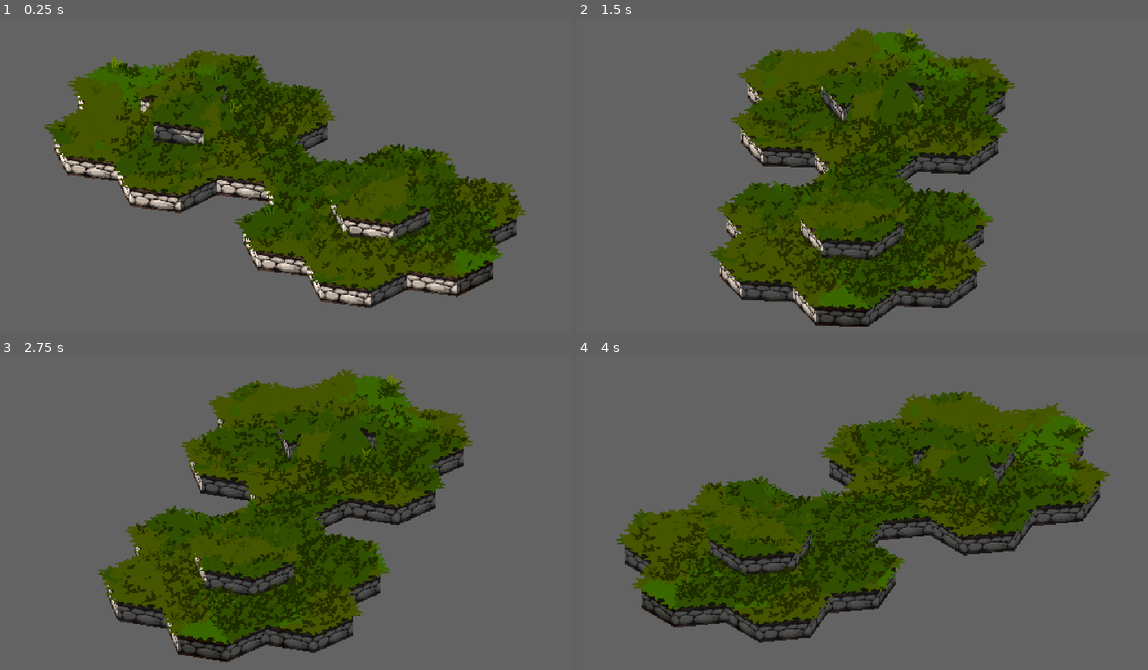
Above: before the commit, frames 1-4 (two rows, left to right).
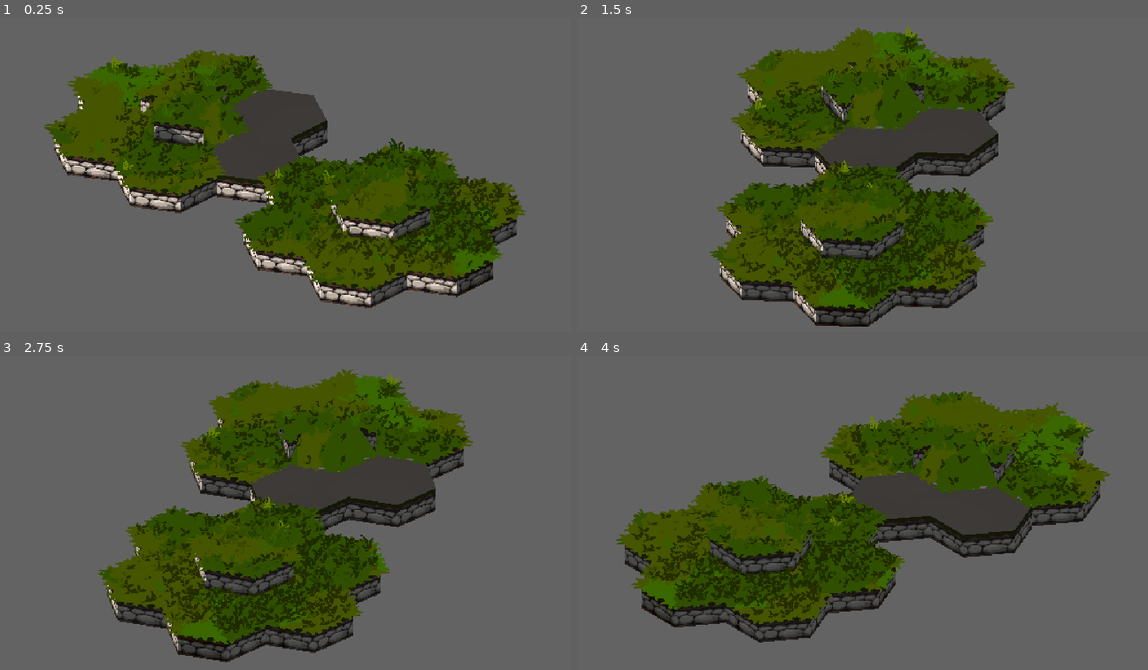
Above: after the commit, the same moments.

Repository: allenisaac/testing
Game: Godot game, scene res://scenes/test/test_board_basic.tscn
The game is run twice, just before and just after one commit, with the same random seed, the same clock (stepped at 60 frames per second) and the same inputs.
Inputs:
- Up to frame 1 (0.25 s): no input
- Up to frame 2 (1.5 s): hold Right (ui_right) 0.53-1.28 s; hold Left (ui_left) from 1.28 s (still down)
- Up to frame 3 (2.75 s): release Left (ui_left) at 2.03 s; hold Right (ui_right) from 2.03 s (still down)
- Up to frame 4 (4 s): release Right (ui_right) at 3.53 s; hold Left (ui_left) from 3.53 s (still down)

The runs differ from the first frame. In frame 1, 4.9% of the frame differs, in the area x 21-87%, y 18-78%; in frame 2, 5.0%; in frame 3, 5.0%; in frame 4, 5.2%, in the area x 21-88%, y 19-79%.

Commit message:
Add files via upload

Diff:
--- a/hdtwod/data/maps/test_map.json
+++ b/hdtwod/data/maps/test_map.json
@@ -18,7 +18,7 @@
       "q": 1,
       "r": 0,
       "elevation": 0,
-      "terrain_type": "grass",
+      "terrain_type": "dirt",
       "ramp_edges": [
         false,
         false,
@@ -32,7 +32,7 @@
       "q": 1,
       "r": -1,
       "elevation": 0,
-      "terrain_type": "grass",
+      "terrain_type": "dirt",
       "ramp_edges": [
         false,
         false,
--- a/hdtwod/scripts/board/hex_board_3d.gd
+++ b/hdtwod/scripts/board/hex_board_3d.gd
@@ -12,6 +12,7 @@
 
 @export_group("Terrain")
 @export var grass_terrain: TerrainGrass
+@export var dirt_terrain: TerrainDirt
 @export_group("")
 
 @onready var tiles_root: Node3D = $Tiles
@@ -35,7 +36,7 @@
 	_grass_overhang_shader = load("res://shaders/grass_overhang.gdshader") as Shader
 
 	_terrain_types["grass"] = grass_terrain if grass_terrain else TerrainGrass.new()
-
+	_terrain_types["dirt"] = dirt_terrain if dirt_terrain else TerrainDirt.new()
 	_clear_tiles()
 	_load_map_data()
 	_spawn_board()
@@ -111,7 +112,8 @@
 			elevation,
 			neighbor_elevations,
 			neighbor_presence,
-			edge_types
+			edge_types,
+			handler.get_height_offset()
 		)
 
 		var mesh_instance := TileDebugInfo.new()
--- a/hdtwod/scripts/board/hex_mesh_builder.gd
+++ b/hdtwod/scripts/board/hex_mesh_builder.gd
@@ -9,7 +9,8 @@
 	tile_elevation: int,
 	neighbor_elevations: Array[int],
 	neighbor_presence: Array[bool],
-	edge_types: Array[int]
+	edge_types: Array[int],
+	height_offset: float = 0.0
 ) -> ArrayMesh:
 	_has_side = false
 
@@ -19,7 +20,7 @@
 	var st_side := SurfaceTool.new()
 	st_side.begin(Mesh.PRIMITIVE_TRIANGLES)
 
-	var top_y := HexCoord.elevation_to_height(tile_elevation)
+	var top_y := HexCoord.elevation_to_height(tile_elevation) + height_offset
 	var outer := HexCoord.get_corner_positions(HexCoord.RADIUS)
 	var inner := HexCoord.get_corner_positions(HexCoord.TOP_INSET)
 
--- a/hdtwod/scripts/board/overhang_spawner.gd
+++ b/hdtwod/scripts/board/overhang_spawner.gd
@@ -27,13 +27,18 @@
 		var tile_world: Vector3 = HexCoord.axial_to_world(coord, HexCoord.RADIUS)
 		var top_y: float = HexCoord.elevation_to_height(tile_elevation) + y_lift
 
+
 		var corners: Array[Vector3] = HexCoord.get_corner_positions(HexCoord.RADIUS)
 
 		for edge_i in range(6):
+			var overhang_y: float = top_y
+
 			var dir: int = EDGE_TO_DIR[edge_i]
 			var edge_type := BoardUtils.get_edge_type(tiles, coord, dir)
 			if edge_type != BoardUtils.EdgeType.CLIFF:
 				continue
+			if BoardUtils.is_ramp_edge(tile_data, dir):
+				overhang_y = top_y - HexCoord.ELEVATION_STEP
 
 			var next_i: int = (edge_i + 1) % 6
 			var outer_a: Vector3 = corners[edge_i]
@@ -47,7 +52,7 @@
 			var outward_portion: float = quad_depth - edge_depth
 			var center_shift: float = (outward_portion - inward_portion) * 0.5
 
-			var origin: Vector3 = tile_world + Vector3(edge_mid.x, top_y, edge_mid.z)
+			var origin: Vector3 = tile_world + Vector3(edge_mid.x, overhang_y, edge_mid.z)
 			positions.append(origin)
 			y_rotations.append(yaw)
 
@@ -74,20 +79,3 @@
 	mmi.material_override = material
 	mmi.cast_shadow = GeometryInstance3D.SHADOW_CASTING_SETTING_ON
 	parent.add_child(mmi)
-
-
-
-
-
-func _is_cliff_edge(
-	tiles: Dictionary,
-	coord: Vector2i,
-	dir: int,
-	tile_elevation: int
-) -> bool:
-	var neighbor_coord := HexCoord.get_neighbor(coord, dir)
-	if not tiles.has(neighbor_coord):
-		return true
-
-	var neighbor_elevation: int = tiles[neighbor_coord].get("elevation", 0)
-	return neighbor_elevation < tile_elevation
--- /dev/null
+++ b/hdtwod/scripts/board/terrain/terrain_dirt.gd
@@ -0,0 +1,59 @@
+class_name TerrainDirt
+extends TerrainType
+
+@export_group("Tile Surface")
+@export var albedo1: Color = Color(0.47, 0.31, 0.17)
+
+@export_subgroup("Albedo 2")
+@export var albedo2_hsl: Vector3 = Vector3(-2.443064, -0.477273, 0.125) ## ΔHue°, ΔSaturation, ΔLightness relative to albedo1
+@export var albedo2_noise: Texture2D = load("res://art/Albedo2.tres")
+@export var albedo2_scale: float = 0.11
+@export var albedo2_threshold: float = 0.2
+
+@export_subgroup("Albedo 3")
+@export var albedo3_hsl: Vector3 = Vector3(2.834994, -0.505747, 0.12) ## ΔHue°, ΔSaturation, ΔLightness relative to albedo1
+@export var albedo3_noise: Texture2D = load("res://art/Albedo3.tres")
+@export var albedo3_scale: float = 0.1
+@export var albedo3_threshold: float = 0.5
+
+@export_group("Toon Lighting")
+@export var cuts: int = 5
+@export var wrap: float = 0.0
+@export var steepness: float = 1.0
+@export var ambient_min: float = 0.15
+@export var threshold_gradient_size: float = 0.2
+
+@export_group("Tile Shape")
+@export var height_offset: float = -0.05
+
+@export_group("Tile Sides")
+@export var side_albedo: Texture2D = load("res://art/grass_side.png")
+@export var side_normal: Texture2D
+
+func get_height_offset() -> float:
+	return height_offset
+
+func get_tile_material(shared: Dictionary) -> ShaderMaterial:
+	var mat := ShaderMaterial.new()
+	mat.shader = shared["tile_shader"]
+	RenderUtils.apply_common_surface_params(mat, self)
+	RenderUtils.attach_edge_detection_pass(mat)
+
+	return mat
+
+
+func get_side_material(shared: Dictionary) -> ShaderMaterial:
+	var mat := ShaderMaterial.new()
+	mat.shader = shared["tile_side_shader"]
+	RenderUtils.apply_common_surface_params(mat, self)
+
+	if side_albedo != null:
+		mat.set_shader_parameter("side_albedo", side_albedo)
+	if side_normal != null:
+		mat.set_shader_parameter("side_normal", side_normal)
+
+	return mat
+
+
+func spawn_props(_parent: Node3D, _own_tiles: Dictionary, _shared: Dictionary) -> void:
+	pass
--- a/hdtwod/scripts/board/terrain/terrain_grass.gd
+++ b/hdtwod/scripts/board/terrain/terrain_grass.gd
@@ -58,87 +58,87 @@
 @export var overhang_alpha_scissor_threshold: float = 0.5
 
 func get_tile_material(shared: Dictionary) -> ShaderMaterial:
-	var mat := ShaderMaterial.new()
-	mat.shader = shared["tile_shader"]
-	RenderUtils.apply_common_surface_params(mat, self)
-	RenderUtils.attach_edge_detection_pass(mat)
+    var mat := ShaderMaterial.new()
+    mat.shader = shared["tile_shader"]
+    RenderUtils.apply_common_surface_params(mat, self)
+    RenderUtils.attach_edge_detection_pass(mat)
 
-	return mat
+    return mat
 
 func get_side_material(shared: Dictionary) -> ShaderMaterial:
-	var mat := ShaderMaterial.new()
-	mat.shader = shared["tile_side_shader"]
-	RenderUtils.apply_common_surface_params(mat, self)
+    var mat := ShaderMaterial.new()
+    mat.shader = shared["tile_side_shader"]
+    RenderUtils.apply_common_surface_params(mat, self)
 
-	if side_albedo != null:
-		mat.set_shader_parameter("side_albedo", side_albedo)
-	if side_normal != null:
-		mat.set_shader_parameter("side_normal", side_normal)
+    if side_albedo != null:
+        mat.set_shader_parameter("side_albedo", side_albedo)
+    if side_normal != null:
+        mat.set_shader_parameter("side_normal", side_normal)
 
-	return mat
+    return mat
 
 func spawn_props(parent: Node3D, own_tiles: Dictionary, shared: Dictionary) -> void:
-	var blade_tex := albedo_texture
-	if blade_tex == null:
-		blade_tex = load("res://art/grassleaf.png") as Texture2D
-	if blade_tex == null:
-		push_error("TerrainGrass: albedo_texture not assigned and fallback path not found.")
-		return
+    var blade_tex := albedo_texture
+    if blade_tex == null:
+        blade_tex = load("res://art/grassleaf.png") as Texture2D
+    if blade_tex == null:
+        push_error("TerrainGrass: albedo_texture not assigned and fallback path not found.")
+        return
 
-	var blade_wind := wind_noise
-	if blade_wind == null:
-		blade_wind = load("res://art/WindNoise.tres") as Texture2D
+    var blade_wind := wind_noise
+    if blade_wind == null:
+        blade_wind = load("res://art/WindNoise.tres") as Texture2D
 
-	var grass_mat := ShaderMaterial.new()
-	grass_mat.shader = shared["grass_shader"]
-	RenderUtils.apply_common_surface_params(grass_mat, self)
+    var grass_mat := ShaderMaterial.new()
+    grass_mat.shader = shared["grass_shader"]
+    RenderUtils.apply_common_surface_params(grass_mat, self)
 
-	grass_mat.set_shader_parameter("albedo_texture", blade_tex)
-	grass_mat.set_shader_parameter("wind_noise", blade_wind)
-	grass_mat.set_shader_parameter("blade_height_change", blade_height_change)
-	grass_mat.set_shader_parameter("accent_texture1", accent_texture1 if accent_texture1 else load("res://art/accentleaf.png"))
-	grass_mat.set_shader_parameter("accent_albedo1", accent_albedo1)
-	grass_mat.set_shader_parameter("accent_frequency1", accent_frequency1)
-	grass_mat.set_shader_parameter("accent_height1", accent_height1)
-	grass_mat.set_shader_parameter("accent_scale1", accent_scale1)
-	grass_mat.set_shader_parameter("accent_texture2", accent_texture2 if accent_texture2 else load("res://art/accentleaf.png"))
-	grass_mat.set_shader_parameter("accent_albedo2", accent_albedo2)
-	grass_mat.set_shader_parameter("accent_probability2", accent_probability2)
-	grass_mat.set_shader_parameter("accent_height2", accent_height2)
-	grass_mat.set_shader_parameter("accent_scale2", accent_scale2)
+    grass_mat.set_shader_parameter("albedo_texture", blade_tex)
+    grass_mat.set_shader_parameter("wind_noise", blade_wind)
+    grass_mat.set_shader_parameter("blade_height_change", blade_height_change)
+    grass_mat.set_shader_parameter("accent_texture1", accent_texture1 if accent_texture1 else load("res://art/accentleaf.png"))
+    grass_mat.set_shader_parameter("accent_albedo1", accent_albedo1)
+    grass_mat.set_shader_parameter("accent_frequency1", accent_frequency1)
+    grass_mat.set_shader_parameter("accent_height1", accent_height1)
+    grass_mat.set_shader_parameter("accent_scale1", accent_scale1)
+    grass_mat.set_shader_parameter("accent_texture2", accent_texture2 if accent_texture2 else load("res://art/accentleaf.png"))
+    grass_mat.set_shader_parameter("accent_albedo2", accent_albedo2)
+    grass_mat.set_shader_parameter("accent_probability2", accent_probability2)
+    grass_mat.set_shader_parameter("accent_height2", accent_height2)
+    grass_mat.set_shader_parameter("accent_scale2", accent_scale2)
 
-	GrassSpawner.new().spawn_for_board(
-		parent,
-		own_tiles,
-		_BLADE_SPACING,
-		grass_mat,
-		blade_width,
-		blade_height,
-		int(shared.get("terrain_collision_mask", 1 << 1))
-	)
+    GrassSpawner.new().spawn_for_board(
+        parent,
+        own_tiles,
+        _BLADE_SPACING,
+        grass_mat,
+        blade_width,
+        blade_height,
+        int(shared.get("terrain_collision_mask", 1 << 1))
+    )
 
-	var overhang_tex := overhang_texture
-	if overhang_tex == null:
-		overhang_tex = load("res://art/grass_overhang.png") as Texture2D
+    var overhang_tex := overhang_texture
+    if overhang_tex == null:
+        overhang_tex = load("res://art/grass_overhang.png") as Texture2D
 
-	if overhang_tex == null:
-		push_warning("TerrainGrass: overhang_texture not assigned and fallback path not found; skipping overhangs.")
-		return
+    if overhang_tex == null:
+        push_warning("TerrainGrass: overhang_texture not assigned and fallback path not found; skipping overhangs.")
+        return
 
-	var overhang_mat := ShaderMaterial.new()
-	overhang_mat.shader = shared["grass_overhang_shader"]
-	RenderUtils.apply_common_surface_params(overhang_mat, self)
+    var overhang_mat := ShaderMaterial.new()
+    overhang_mat.shader = shared["grass_overhang_shader"]
+    RenderUtils.apply_common_surface_params(overhang_mat, self)
 
-	overhang_mat.set_shader_parameter("albedo_texture", overhang_tex)
-	overhang_mat.set_shader_parameter("alpha_scissor_threshold", overhang_alpha_scissor_threshold)
-	RenderUtils.attach_edge_detection_pass(overhang_mat)
+    overhang_mat.set_shader_parameter("albedo_texture", overhang_tex)
+    overhang_mat.set_shader_parameter("alpha_scissor_threshold", overhang_alpha_scissor_threshold)
+    RenderUtils.attach_edge_detection_pass(overhang_mat)
 
-	OverhangSpawner.new().spawn_for_board(
-		parent,
-		own_tiles,
-		overhang_mat,
-		overhang_width,
-		overhang_depth,
-		overhang_edge_depth,
-		overhang_y_lift
-	)
+    OverhangSpawner.new().spawn_for_board(
+        parent,
+        own_tiles,
+        overhang_mat,
+        overhang_width,
+        overhang_depth,
+        overhang_edge_depth,
+        overhang_y_lift
+    )
--- a/hdtwod/scripts/board/terrain/terrain_type.gd
+++ b/hdtwod/scripts/board/terrain/terrain_type.gd
@@ -12,7 +12,7 @@
 ## Return a ShaderMaterial for a tile mesh belonging to this terrain type.
 ## shared: Dictionary with global shader parameters (see HexBoard3D._make_shared_params()).
 func get_tile_material(_shared: Dictionary) -> ShaderMaterial:
-	return ShaderMaterial.new()
+    return ShaderMaterial.new()
 
 
 ## Return a ShaderMaterial for the side-wall surface (surface 1) of tile meshes.
@@ -20,11 +20,15 @@
 ## the mesh's default / no override).
 ## shared: Dictionary with global shader parameters (see HexBoard3D._make_shared_params()).
 func get_side_material(_shared: Dictionary) -> ShaderMaterial:
-	return null
+    return null
 
 
 ## Spawn terrain-specific props (e.g. grass, rocks) for the tiles this handler owns.
 ## own_tiles: subset of the board tiles Dictionary that match this terrain type.
 ## shared: Dictionary with global shader parameters (see HexBoard3D._make_shared_params()).
 func spawn_props(_parent: Node3D, _own_tiles: Dictionary, _shared: Dictionary) -> void:
-	pass
+    pass
+
+## Optional override for height offset of props spawned by this terrain type.
+func get_height_offset() -> float:
+    return 0.0
--- a/hdtwod/scripts/utilities/render_utils.gd
+++ b/hdtwod/scripts/utilities/render_utils.gd
@@ -1,7 +1,7 @@
 class_name RenderUtils
 extends RefCounted
 
-static func apply_common_surface_params(mat: ShaderMaterial, terrain: TerrainGrass) -> void:
+static func apply_common_surface_params(mat: ShaderMaterial, terrain: TerrainType) -> void:
 	mat.set_shader_parameter("albedo1", terrain.albedo1)
 	mat.set_shader_parameter("albedo2_hsl", terrain.albedo2_hsl)
 	mat.set_shader_parameter("albedo2_noise", terrain.albedo2_noise)
Not shown, added: hdtwod/scripts/board/terrain/terrain_dirt.gd.uid
